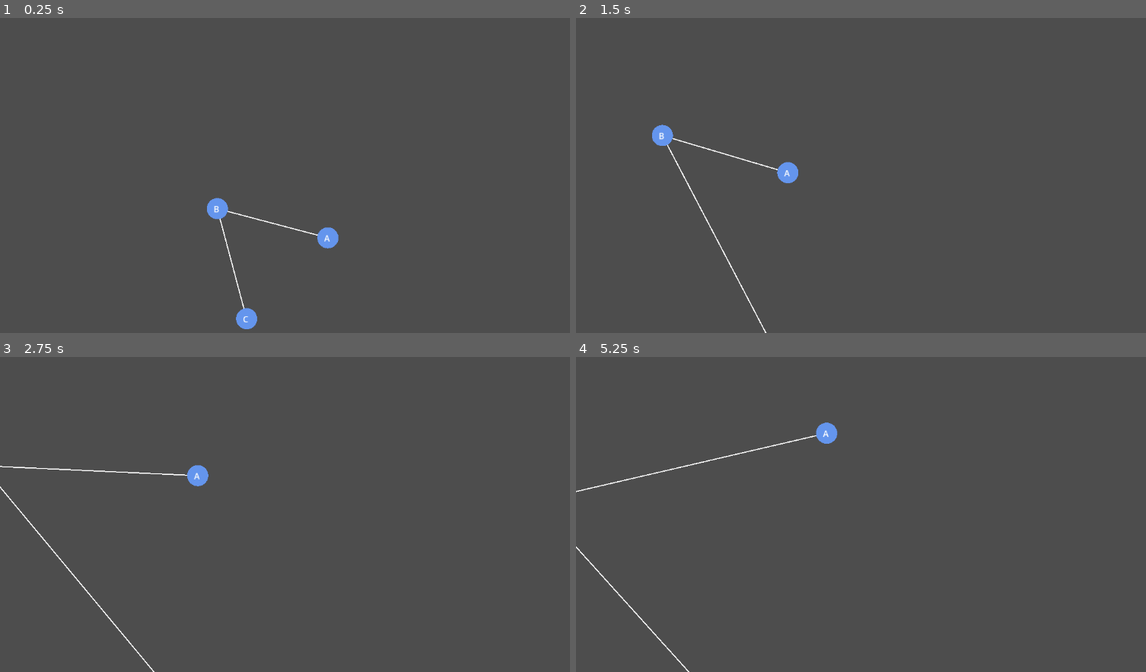
Above: before the commit, frames 1-4 (two rows, left to right).
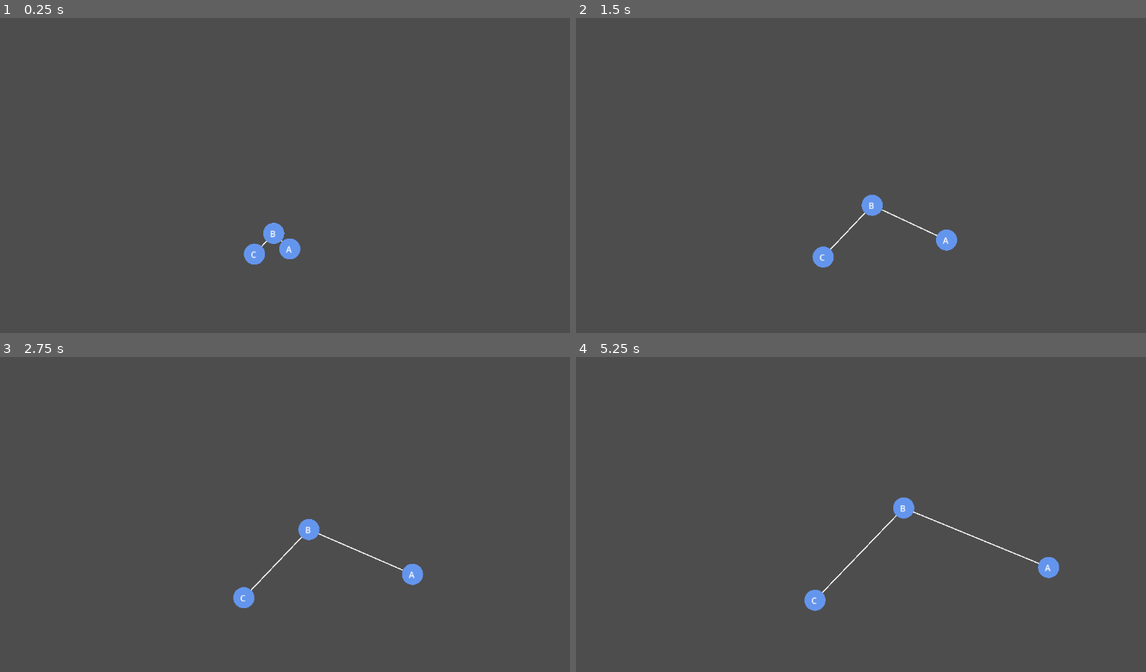
Above: after the commit, the same moments.

Repository: Alexosis/metagraph2D
Game: Godot game, scene res://scenes/graph_view.tscn
Two runs of this game, one before a commit and one after it. Both use one fixed random seed, a clock stepped at 60 frames per second and the inputs below.
Inputs (mouse positions are in pixels of both pictures, inside the frame that each line leads up to):
- Up to frame 1 (0.25 s): no input
- Up to frame 2 (1.5 s): drag from (946, 225) to (764, 181) at 0.52 s; drag from (832, 191) to (678, 140) at 1.27 s
- Up to frame 3 (2.75 s): move the mouse to (5, 460) at 2.02 s; click (5, 460) at 2.17 s
- Up to frame 4 (5.25 s): drag from (849, 568) to (775, 476) at 2.77 s; move the mouse to (1060, 552) at 3.52 s; click (1060, 552) at 3.67 s; drag from (695, 451) to (786, 416) at 4.27 s; move the mouse to (912, 501) at 5.02 s; click (912, 501) at 5.17 s

The runs differ from the first frame. In frame 1, 1.4% of the frame differs, in the area x 36-60%, y 57-99%; in frame 2, 1.4%, in the area x 13-67%, y 33-100%; in frame 3, 1.3%; in frame 4, 1.4%.

Commit message:
forcePlanetary algorithm appearance

Diff:
--- a/scripts/graph_view.gd
+++ b/scripts/graph_view.gd
@@ -4,7 +4,7 @@
 
 @export var run_layout := true
 
-var layout := ForceAtlas2Layout.new()
+var layout := ForcePlanetaryLayout.new()
 var running := false
 
 func _draw():
--- /dev/null
+++ b/scripts/layout/force_planetary.gd
@@ -0,0 +1,86 @@
+extends RefCounted
+class_name ForcePlanetaryLayout
+
+var repulsion_strength := 20.0
+var hubbles_constant := 20
+var edge_weight_multiplier := 2.0
+var attraction_strength := 10
+var damping := 0.85
+var max_speed := 200.0
+
+var velocities := {} # id -> Vector2
+
+func _calculate_avg_mass(nodes: Dictionary) -> int:
+	var sum = 0.0
+	for node in nodes.keys():
+		sum += nodes[node]["weight"]
+	if nodes.size() > 0:
+		return sum / nodes.size()
+	else:
+		return 0.0
+
+func _build_edge_manp(edges: Array, nodes: Dictionary) -> Dictionary:
+	var map:= {}
+	for edge in edges:
+		var a: int = edge["from"]
+		var b: int = edge["to"]
+		var w: float = nodes[edge["from"]]["weight"] * nodes[edge["to"]]["weight"]
+
+		map[a] = map.get(a, [])
+		map[a].append({ "to": b, "weight": w })
+
+		map[b] = map.get(b, [])
+		map[b].append({"to": a, "weight": w})
+	return map
+
+func reset(nodes: Dictionary):
+	velocities.clear()
+	for id in nodes.keys():
+		velocities[id] = Vector2.ZERO
+
+func step(nodes: Dictionary, edges: Array, delta: float) -> Dictionary:
+
+	var edge_map := _build_edge_manp(edges, nodes)
+	var avg_speed := _calculate_avg_mass(nodes)
+
+	# --- REPULSION ---
+	for id_a in nodes.keys():
+		var pos_a: Vector2 = nodes[id_a]["pos"]
+		var speed_a: int = hubbles_constant / nodes[id_a]["weight"]
+
+		for id_b in nodes.keys():
+			if id_a == id_b:
+				continue
+			var speed_b: int = hubbles_constant / nodes[id_b]["weight"]
+			var pos_b: Vector2 = nodes[id_b]["pos"]
+			var dir := pos_a - pos_b
+			var dist : int = max(dir.length(), 1.0)
+			var force : float = repulsion_strength * nodes[id_b]["weight"] * ((abs(speed_a - speed_b) + hubbles_constant / avg_speed) * (abs(speed_a - speed_b) + hubbles_constant / avg_speed)) / dist
+
+			velocities[id_a] += dir.normalized() * force * delta
+			#print(velocities[id_a])
+
+	# --- ATTRACTION ---
+	for a in edge_map.keys():
+		var pos_a: Vector2 = nodes[a]["pos"]
+
+		for link in edge_map[a]:
+			var b: int = link["to"]
+			var weight: float = link["weight"]
+
+			var mutual_weigth = nodes[a]["weight"] * link["weight"]
+
+			var pos_b: Vector2 = nodes[b]["pos"]
+
+			var dir := pos_b - pos_a
+			var dist : float = max(dir.length(), 1.0)
+			var force : float = attraction_strength * mutual_weigth * edge_weight_multiplier / (dist * dist)
+			velocities[a] += dir.normalized() * force * delta
+
+	# --- INTEGRATION ---
+	for id in nodes.keys():
+		velocities[id] *= damping
+		velocities[id] = velocities[id].limit_length(max_speed)
+		nodes[id]["pos"] += velocities[id] * delta
+
+	return nodes
Not shown, added: scripts/layout/force_planetary.gd.uid
